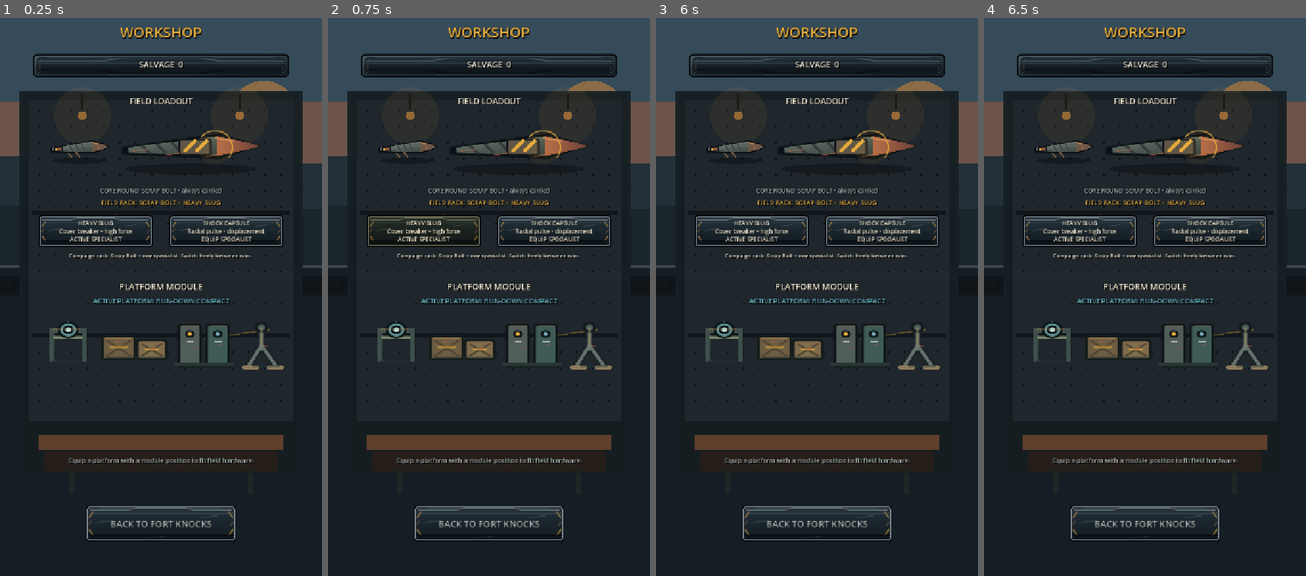
Above: before the commit, frames 1-4 (left to right).
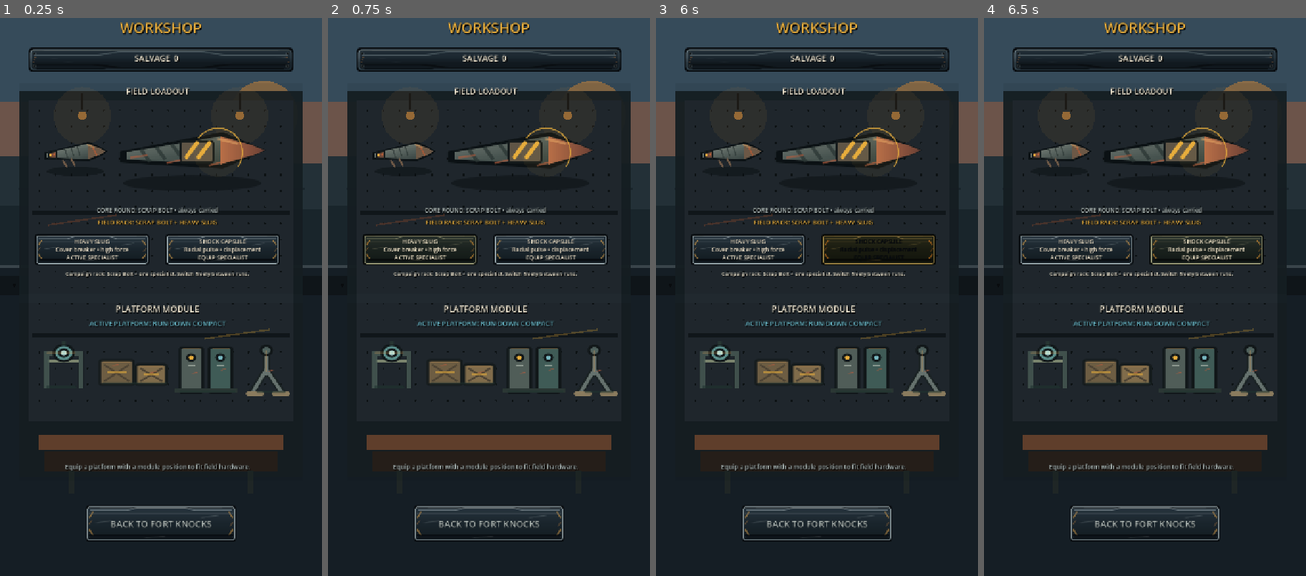
Above: after the commit, the same moments.

Repository: phantompixel-developer/FortKnocks
Game: Godot game, scene res://game/progression/workshop_screen.tscn
Two runs of this game, one before a commit and one after it. Both use one fixed random seed, a clock stepped at 60 frames per second and the inputs below. This scene is started directly instead of the project's main scene.
Inputs (mouse positions are in pixels of both pictures, inside the frame that each line leads up to):
- Up to frame 1 (0.25 s): no input
- Up to frame 2 (0.75 s): click "HEAVY SLUG Cover breaker • hi…" at 0.5 s
- Up to frame 3 (6 s): click "SHOCK CAPSULE Radial pulse • …" at 1.25 s; click "HEAVY SLUG Cover breaker • hi…" at 2 s; click "SHOCK CAPSULE Radial pulse • …" at 2.75 s; click "HEAVY SLUG Cover breaker • hi…" at 3.5 s; click "SHOCK CAPSULE Radial pulse • …" at 4.25 s; click "BACK TO FORT KNOCKS" at 5 s; move the mouse to (887, 263) at 5.77 s; click (887, 263) at 5.92 s
- Up to frame 4 (6.5 s): no input

The runs differ from the first frame. In frame 1, 14% of the frame differs, in the area x 8-92%, y 0-82%; in frame 2, 14%; in frame 3, 15%; in frame 4, 14%.

Commit message:
ui: enlarge Workshop hardware and reduce menu dominance

Diff:
--- a/game/progression/workshop_screen.tscn
+++ b/game/progression/workshop_screen.tscn
@@ -29,19 +29,19 @@
 [node name="Title" type="Label" parent="."]
 layout_mode = 0
 offset_left = 60.0
-offset_top = 42.0
+offset_top = 32.0
 offset_right = 660.0
-offset_bottom = 90.0
+offset_bottom = 80.0
 theme_override_font_sizes/font_size = 32
 text = "WORKSHOP"
 horizontal_alignment = 1
 
 [node name="TopBar" type="ColorRect" parent="."]
 layout_mode = 0
-offset_left = 72.0
-offset_top = 112.0
-offset_right = 648.0
-offset_bottom = 168.0
+offset_left = 62.0
+offset_top = 98.0
+offset_right = 658.0
+offset_bottom = 156.0
 color = Color(0.08, 0.095, 0.087, 0.92)
 
 [node name="SalvageLabel" type="Label" parent="TopBar"]
@@ -67,10 +67,10 @@
 
 [node name="LoadoutCard" type="ColorRect" parent="."]
 layout_mode = 0
-offset_left = 52.0
-offset_top = 202.0
-offset_right = 668.0
-offset_bottom = 598.0
+offset_left = 44.0
+offset_top = 180.0
+offset_right = 676.0
+offset_bottom = 650.0
 color = Color(0.02, 0.025, 0.023, 0.08)
 
 [node name="Header" type="Label" parent="LoadoutCard"]
@@ -85,10 +85,10 @@
 
 [node name="WeaponDisplay" type="Control" parent="LoadoutCard"]
 layout_mode = 0
-offset_left = 20.0
-offset_top = 38.0
-offset_right = 596.0
-offset_bottom = 204.0
+offset_left = 12.0
+offset_top = 36.0
+offset_right = 620.0
+offset_bottom = 272.0
 mouse_filter = 2
 script = ExtResource("3_hardware")
 mode = "weapons"
@@ -96,9 +96,9 @@
 [node name="CoreLabel" type="Label" parent="LoadoutCard"]
 layout_mode = 0
 offset_left = 26.0
-offset_top = 208.0
+offset_top = 274.0
 offset_right = 590.0
-offset_bottom = 232.0
+offset_bottom = 298.0
 theme_override_font_sizes/font_size = 13
 text = "CORE ROUND: SCRAP BOLT • always carried"
 horizontal_alignment = 1
@@ -106,9 +106,9 @@
 [node name="SpecialistLabel" type="Label" parent="LoadoutCard"]
 layout_mode = 0
 offset_left = 26.0
-offset_top = 234.0
+offset_top = 300.0
 offset_right = 590.0
-offset_bottom = 258.0
+offset_bottom = 324.0
 theme_override_font_sizes/font_size = 14
 text = "FIELD RACK: SCRAP BOLT + HEAVY SLUG"
 horizontal_alignment = 1
@@ -116,37 +116,37 @@
 [node name="HeavyButton" type="Button" parent="LoadoutCard"]
 layout_mode = 0
 offset_left = 32.0
-offset_top = 270.0
+offset_top = 334.0
 offset_right = 292.0
-offset_bottom = 346.0
+offset_bottom = 406.0
 theme_override_font_sizes/font_size = 13
 text = "HEAVY SLUG\nCover breaker • high force\nACTIVE SPECIALIST"
 
 [node name="ShockButton" type="Button" parent="LoadoutCard"]
 layout_mode = 0
 offset_left = 324.0
-offset_top = 270.0
+offset_top = 334.0
 offset_right = 584.0
-offset_bottom = 346.0
+offset_bottom = 406.0
 theme_override_font_sizes/font_size = 13
 text = "SHOCK CAPSULE\nRadial pulse • displacement\nEQUIP SPECIALIST"
 
 [node name="RuleLabel" type="Label" parent="LoadoutCard"]
 layout_mode = 0
 offset_left = 30.0
-offset_top = 354.0
+offset_top = 416.0
 offset_right = 586.0
-offset_bottom = 388.0
+offset_bottom = 454.0
 theme_override_font_sizes/font_size = 12
 text = "Campaign rack: Scrap Bolt + one specialist. Switch freely between runs."
 horizontal_alignment = 1
 
 [node name="UtilityCard" type="ColorRect" parent="."]
 layout_mode = 0
-offset_left = 52.0
-offset_top = 620.0
-offset_right = 668.0
-offset_bottom = 1060.0
+offset_left = 44.0
+offset_top = 670.0
+offset_right = 676.0
+offset_bottom = 1068.0
 color = Color(0.02, 0.025, 0.023, 0.08)
 
 [node name="Title" type="Label" parent="UtilityCard"]
@@ -171,10 +171,10 @@
 
 [node name="ModuleDisplay" type="Control" parent="UtilityCard"]
 layout_mode = 0
-offset_left = 20.0
-offset_top = 64.0
-offset_right = 596.0
-offset_bottom = 212.0
+offset_left = 14.0
+offset_top = 62.0
+offset_right = 618.0
+offset_bottom = 222.0
 mouse_filter = 2
 script = ExtResource("3_hardware")
 mode = "modules"
@@ -182,17 +182,17 @@
 [node name="ModuleList" type="VBoxContainer" parent="UtilityCard"]
 layout_mode = 0
 offset_left = 30.0
-offset_top = 222.0
+offset_top = 228.0
 offset_right = 586.0
-offset_bottom = 370.0
+offset_bottom = 338.0
 theme_override_constants/separation = 8
 
 [node name="Note" type="Label" parent="UtilityCard"]
 layout_mode = 0
 offset_left = 30.0
-offset_top = 378.0
+offset_top = 344.0
 offset_right = 586.0
-offset_bottom = 426.0
+offset_bottom = 388.0
 theme_override_font_sizes/font_size = 14
 text = "Equip a platform with a module position to fit field hardware."
 horizontal_alignment = 1
